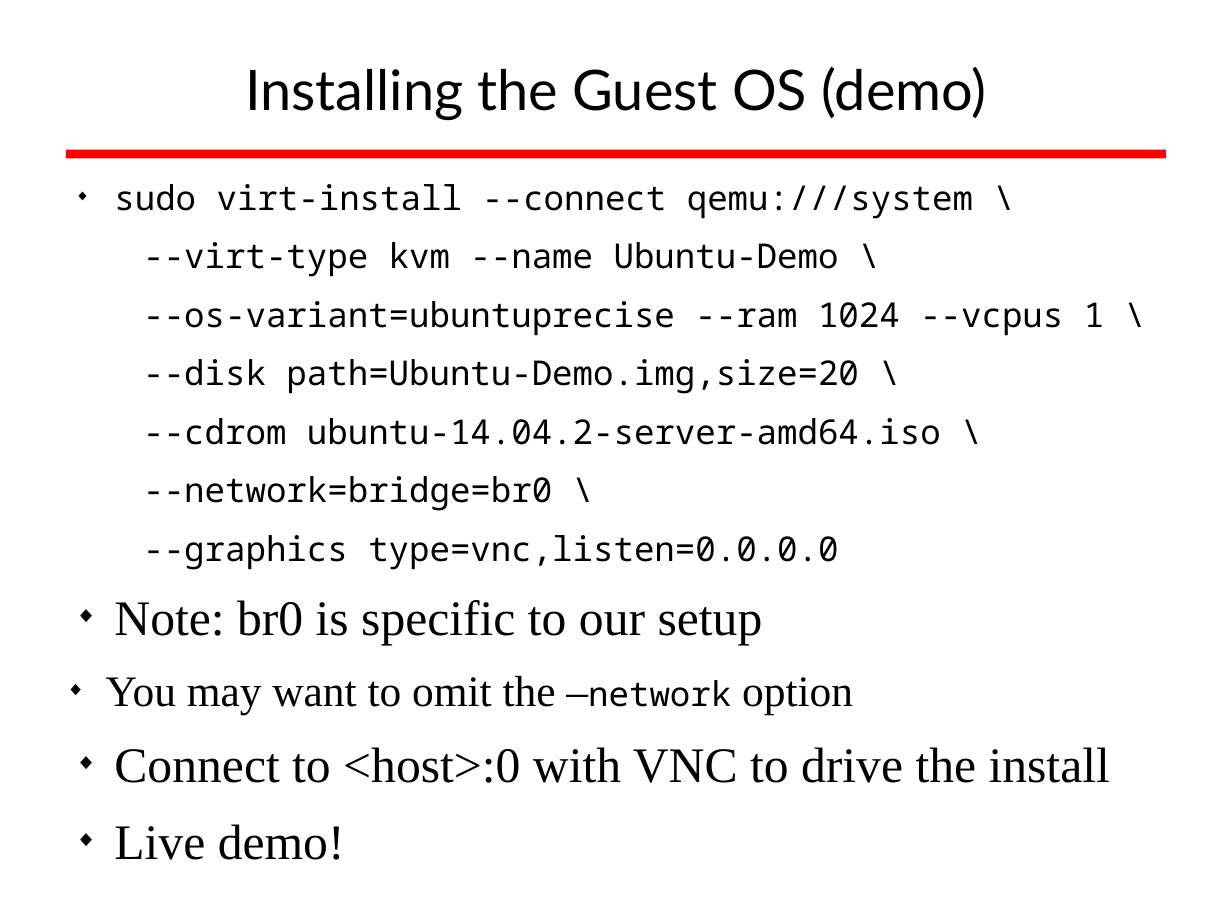
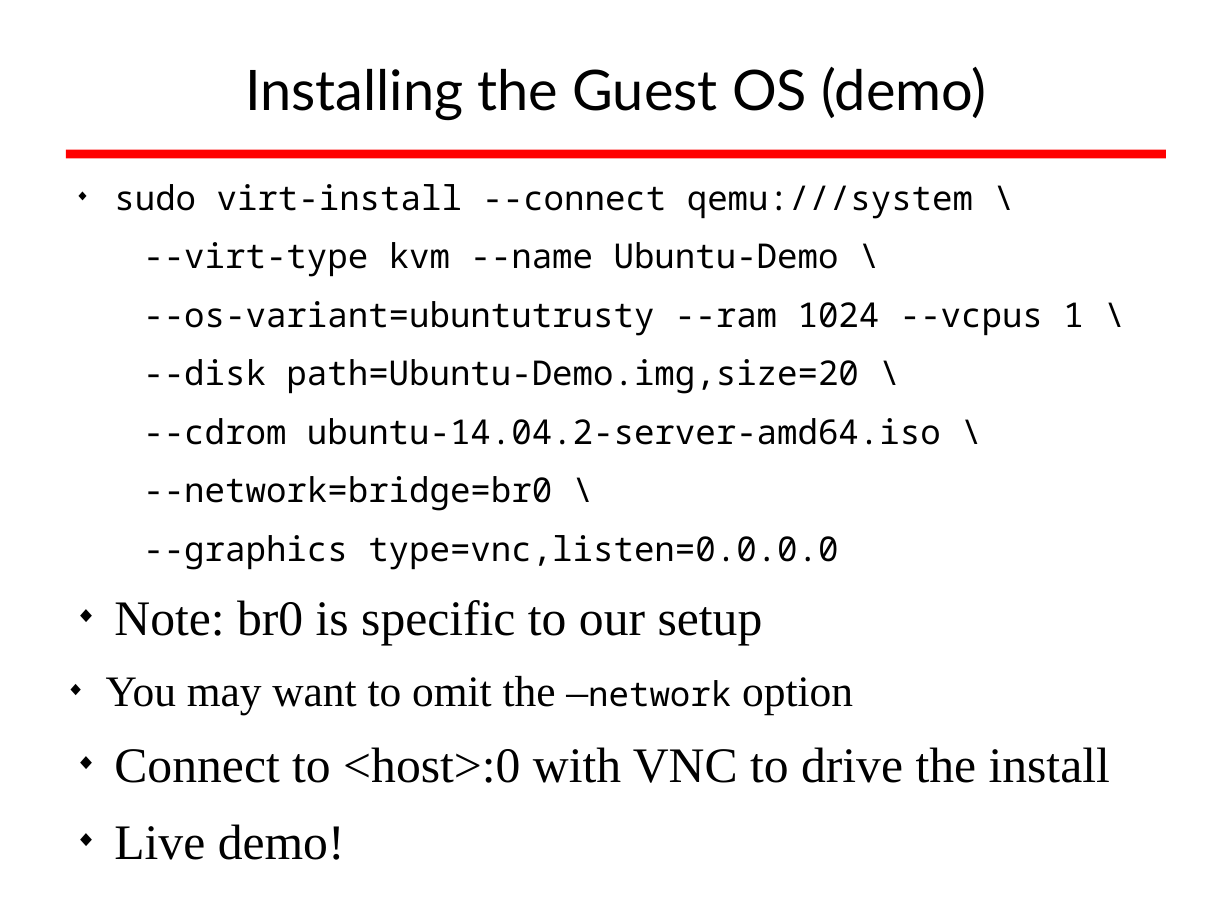
Before and after one commit to afnog/afnog.github.io, a slide deck: slide 7 of sse/virtualization/afnog_2015_virtualization_kvm_cw.odp. Drawn at 1232x924 pixels with LibreOffice and Linux fonts; fonts in the diff are those of the drawing; background and template pictures are left out. Boxes give left, top, right and bottom in pixels: in the first picture for what was removed or moved away, otherwise in the second. Text is boxed around its words. In the diff, an @@ line names an element or a change of style, - is before the commit and + after.

```diff
--- a/sse/virtualization/afnog_2015_virtualization_kvm_cw.odp
+++ b/sse/virtualization/afnog_2015_virtualization_kvm_cw.odp
@@ text at (143,301,1083,336): text changed @@
---os-variant=ubuntuprecise --ram 1024 --vcpus 1 \
+--os-variant=ubuntutrusty --ram 1024 --vcpus 1 \
```
Also in this commit, not shown: 4 other slides changed.
